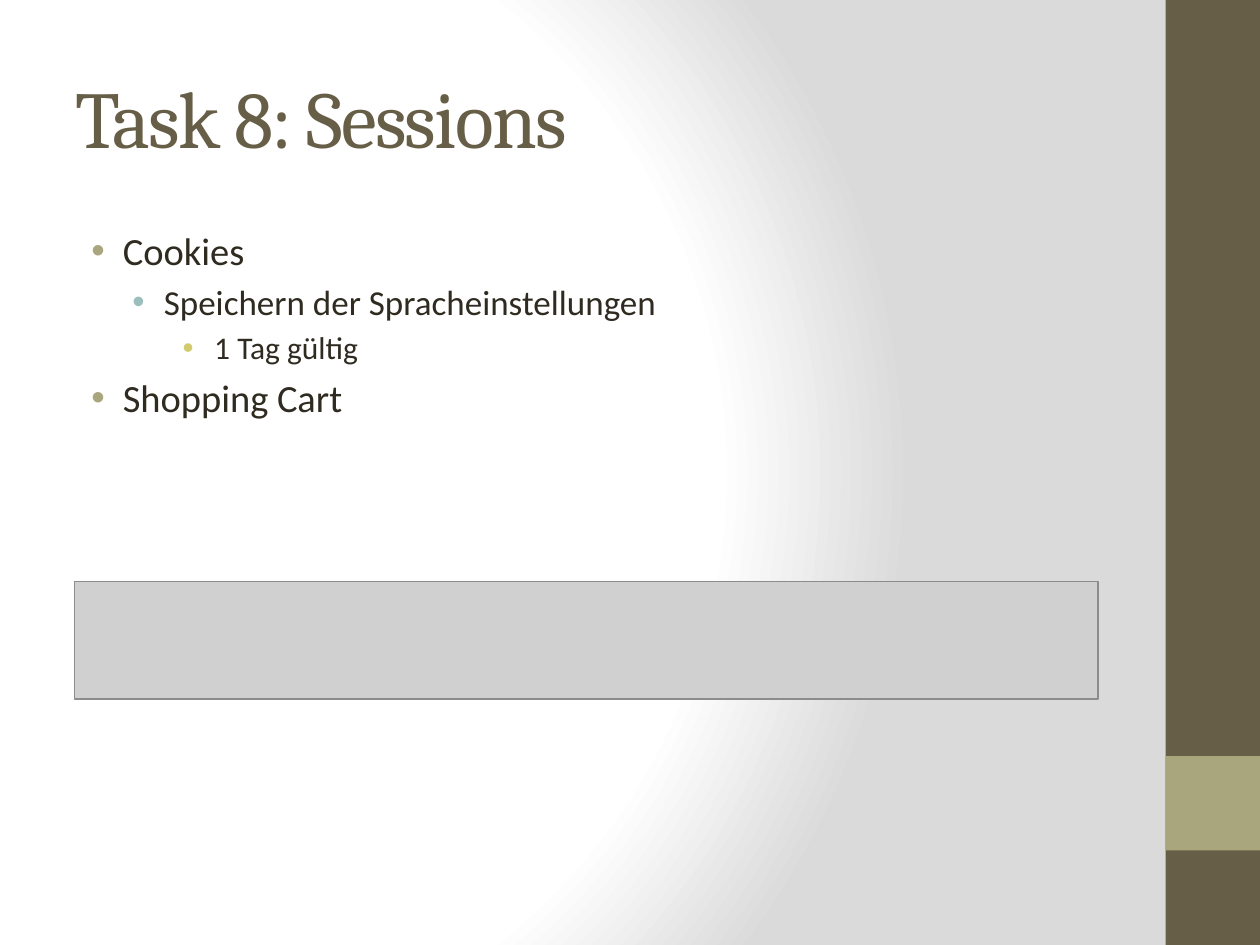
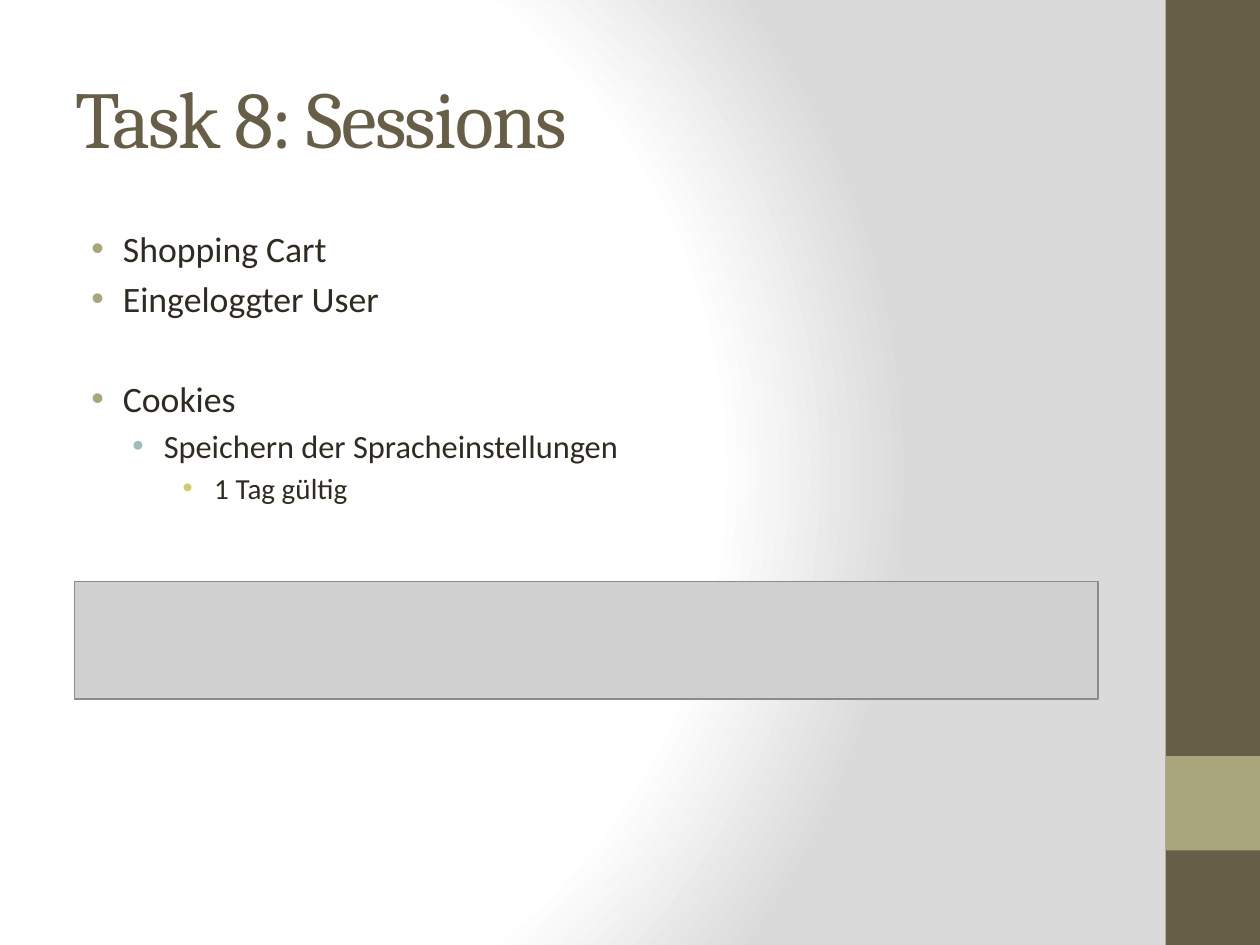
Before and after one commit to kochm8/ch.bfh.bti7054.w2014.p.beerwebshop, a slide deck: slide 10 of doc/Präsentation.pptx. Drawn at 1260x945 pixels with LibreOffice and Linux fonts; fonts in the diff are those of the drawing; grey boxes stand for pictures. Boxes give left, top, right and bottom in pixels: in the first picture for what was removed or moved away, otherwise in the second. Text is boxed around its words. In the diff, an @@ line names an element or a change of style, - is before the commit and + after.

```diff
--- a/doc/Präsentation.pptx
+++ b/doc/Präsentation.pptx
@@ text at <box>123,237,379,318</box>: paragraphs added @@
+• Shopping Cart
+• Eingeloggter User
@@ text at <box>123,385,342,419</box>: paragraph removed @@
-• Shopping Cart
@@ text at <box>123,387,618,504</box>: size 22 to 20.4 pt in "Cookies"; size 20 to 18.5 pt in "Speichern der Spracheinstellungen"; size 18 to 16.6 pt in "1 Tag gültig" @@
```
Also in this commit, not shown: 1 other slide changed.
